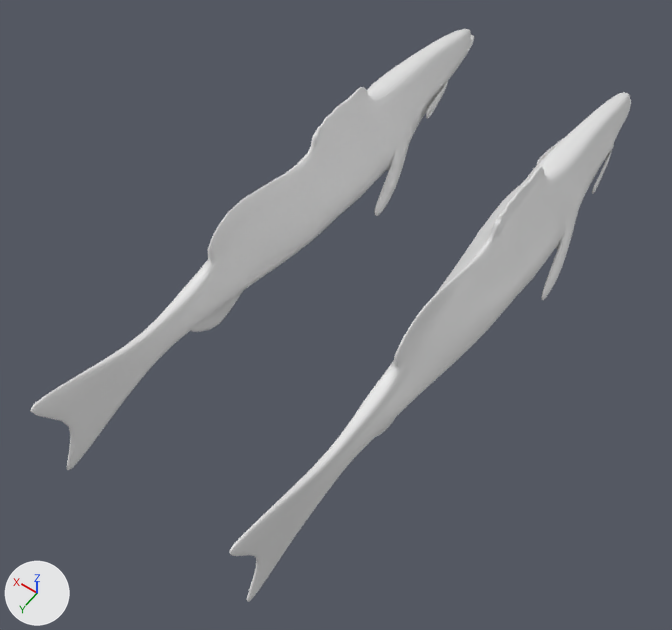
The Blender file Assets/RESOURCES/Models/Lubina.blend, before and after one commit.
The view is the same before and after, from a 50 mm lens placed at (-1.54, 3.69, 4.71), pointed at (0.74, 0.49, -0.31). Every picture has the same lights, and +X, +Y and +Z are marked at lower left.
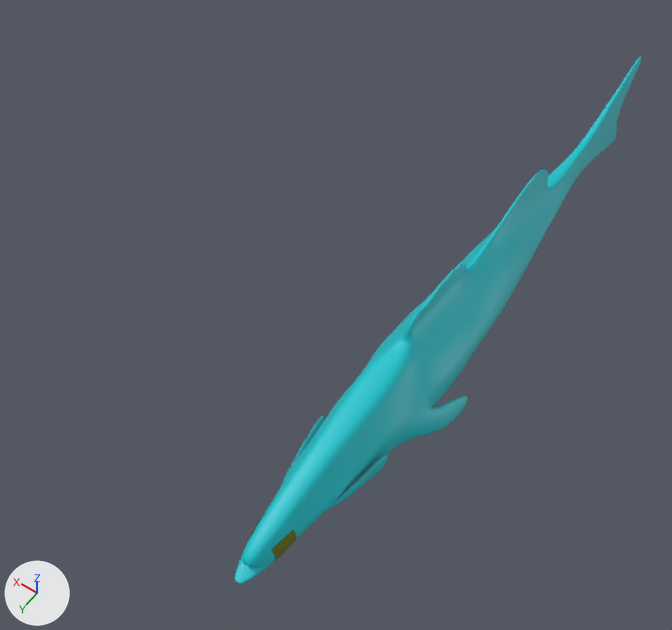
What changed in the scene script:
```text
Change mat_material:
    mat_material.base_color: (0.8, 0.8, 0.8) -> (0.0, 0.551, 0.615)  # white #e7e7e7 -> cyan #00c4ce
Add mat_material_002:
    mat_material_002 = principled_material('Material.002')
    mat_material_002.base_color = (0.144, 0.173, 0.0)  # dark yellow #6a7300
Add me_plane_001:
    me_plane_001.from_pydata(...)  # 25 vertices, 16 faces; spans x 0.25..2.25, y 26.11..28.11, z 0.89..1.43
    me_plane_001.polygons.foreach_set('use_smooth', [True] * 16)
    me_plane_001.materials.append(mat_material_002)  # dark yellow #6a7300
Change ob_cube:
    ob_cube.rotation_euler: (0.0, 0.0, 0.0) -> (0.0, 0.0, -3.142)  # degrees (0, 0, 0) -> degrees (0, 0, -180)
Change ob_cube_001:
    add ob_cube_001.hide_set(True)
Add ob_plane:
    ob_plane = bpy.data.objects.new('Plane', me_plane_001)
    ob_plane.location = (0.0, 0.0, 0.099)
    ob_plane.rotation_euler = (0.0, 1.571, 0.0)  # degrees (0, 90, 0)
    ob_plane.scale = (0.0787, 0.0787, 0.0787)
    _m = ob_plane.modifiers.new('Mirror', 'MIRROR')
    _m.mirror_object = ob_cube
```

Changed parts and their boxes [x1, y1, x2, y2] in the pictures (672 x 630 px):
'Cube', recoloured, turned (white to cyan): before [229, 92, 631, 602]; after [234, 57, 641, 584]
'Cube.001', hidden: before [30, 29, 474, 470]
'Plane', added: after [249, 515, 297, 560]
